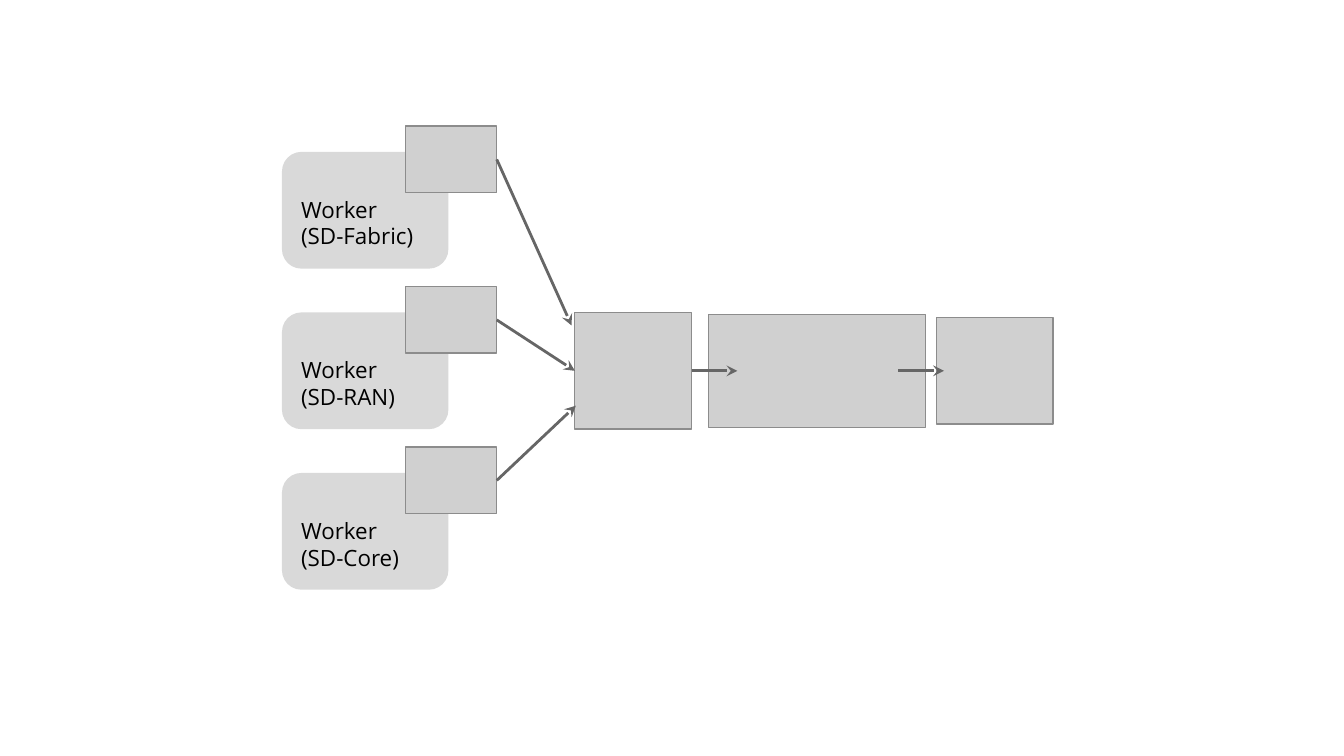
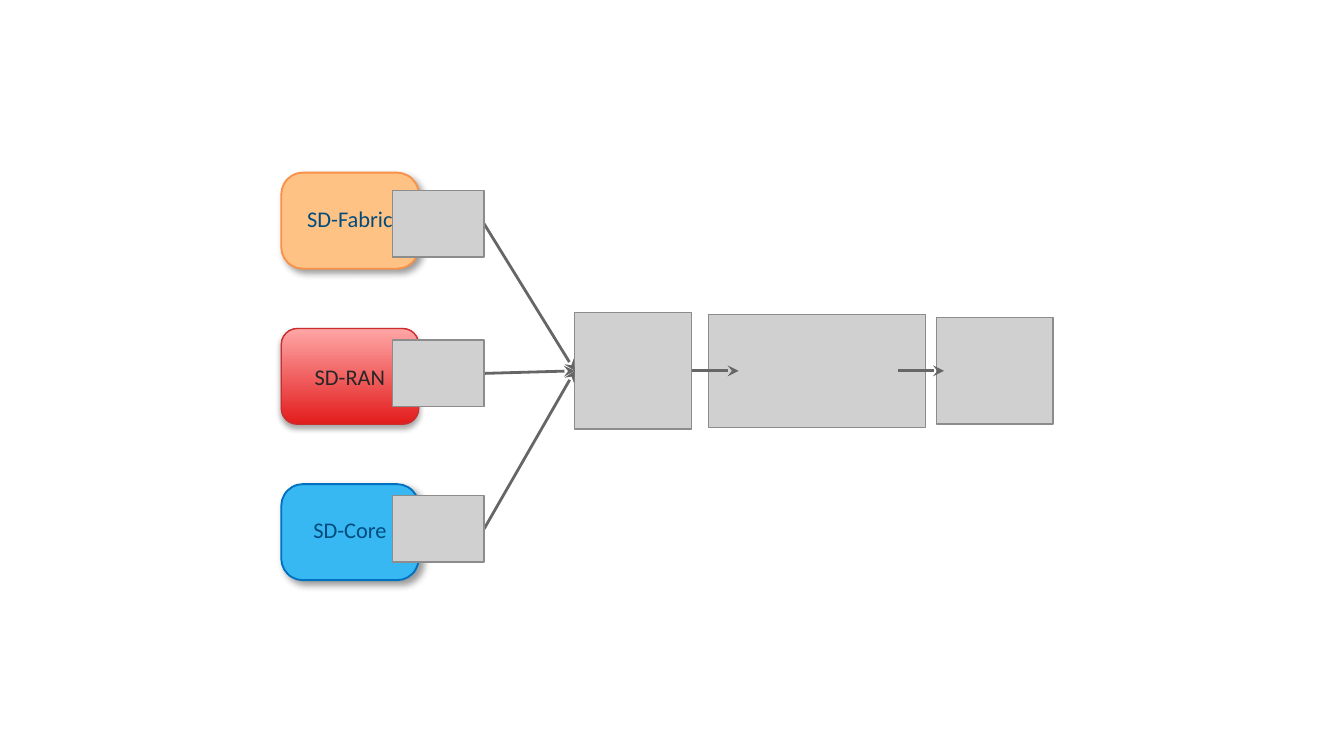
Before and after one commit to SystemsApproach/ops, a slide deck: slide 23 of figures.pptx. Drawn at 1344x756 pixels with LibreOffice and Linux fonts; fonts in the diff are those of the drawing; grey boxes stand for pictures. Boxes give left, top, right and bottom in pixels: in the first picture for what was removed or moved away, otherwise in the second. Text is boxed around its words. In the diff, an @@ line names an element or a change of style, - is before the commit and + after.

```diff
--- a/figures.pptx
+++ b/figures.pptx
@@ rounded rectangle "SD-Fabric": place and size @@
-rounded rectangle "SD-Fabric" at (282, 152, 449, 269)
+rounded rectangle "SD-Fabric" at (281, 172, 418, 267)
@@ rounded rectangle "SD-Fabric" at (281, 172, 418, 267): vertical alignment bottom to middle; fill #D9D9D9 to #FFC285; outline none to #F99149 1 pt; shadow on; proportions changed @@
@@ picture: place and size @@
-picture at (406, 126, 497, 194)
+picture at (392, 191, 484, 258)
@@ text in rounded rectangle at (307, 211, 392, 227): text changed; font Open Sans to Calibri; text colour #000000 to #004B7D @@
-Worker
-(SD-Fabric)
+SD-Fabric
@@ arrow moved from (497, 160) - (571, 325) to (484, 223) - (575, 371) @@
@@ rounded rectangle "SD-RAN": place and size @@
-rounded rectangle "SD-RAN" at (282, 313, 449, 430)
+rounded rectangle "SD-RAN" at (281, 328, 418, 423)
@@ rounded rectangle "SD-RAN" at (281, 328, 418, 423): vertical alignment bottom to middle; fill #D9D9D9 to gradient #E31C1C to #FFA7A7; outline none to #CB2E2E 0.75 pt; shadow on; proportions changed @@
@@ picture: place and size @@
-picture at (406, 286, 497, 353)
+picture at (392, 340, 484, 407)
@@ text in rounded rectangle at (315, 370, 385, 385): text changed; font Open Sans to Calibri; text colour #000000 to #262626 @@
-Worker
-(SD-RAN)
+SD-RAN
@@ arrow moved from (497, 480) - (575, 406) to (484, 530) - (575, 371) @@
@@ arrow moved from (497, 320) - (575, 371) to (484, 374) - (575, 371) @@
@@ rounded rectangle "SD-Core": place and size @@
-rounded rectangle "SD-Core" at (282, 473, 449, 590)
+rounded rectangle "SD-Core" at (281, 484, 418, 579)
@@ rounded rectangle "SD-Core" at (281, 484, 418, 579): vertical alignment bottom to middle; fill #D9D9D9 to #37B8F2; outline none to #0070C0 1 pt; shadow on; proportions changed @@
@@ picture: place and size @@
-picture at (406, 448, 497, 515)
+picture at (392, 496, 484, 563)
@@ text in rounded rectangle at (313, 523, 386, 538): text changed; font Open Sans to Calibri; text colour #000000 to #004B7D @@
-Worker
-(SD-Core)
+SD-Core
```
Also in this commit, not shown: 2 other files.
